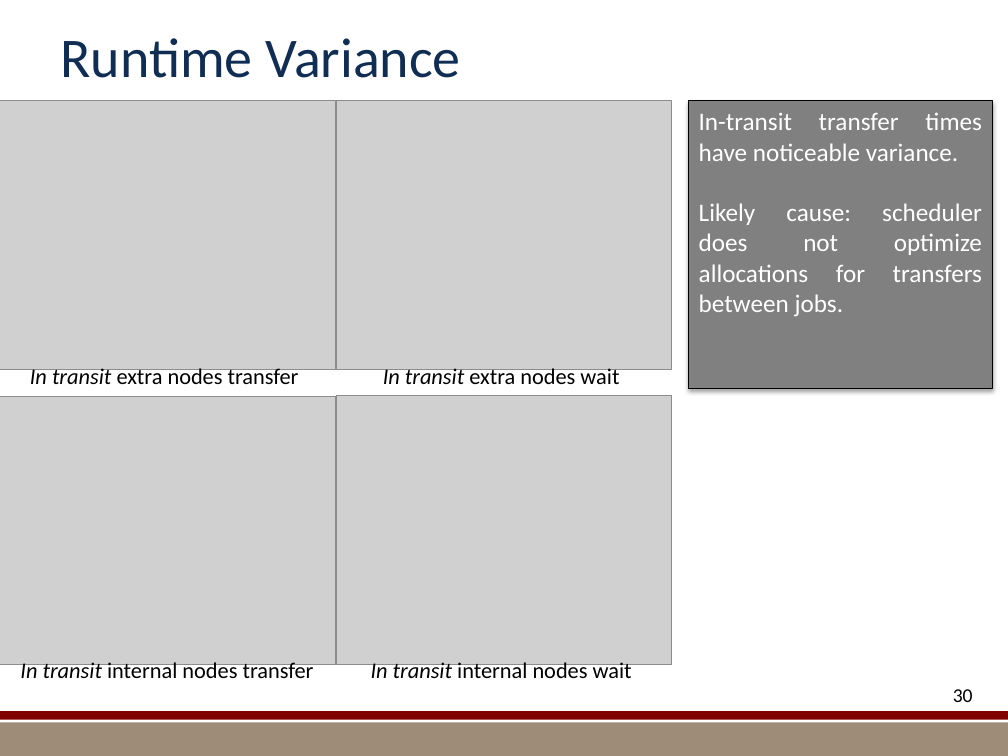
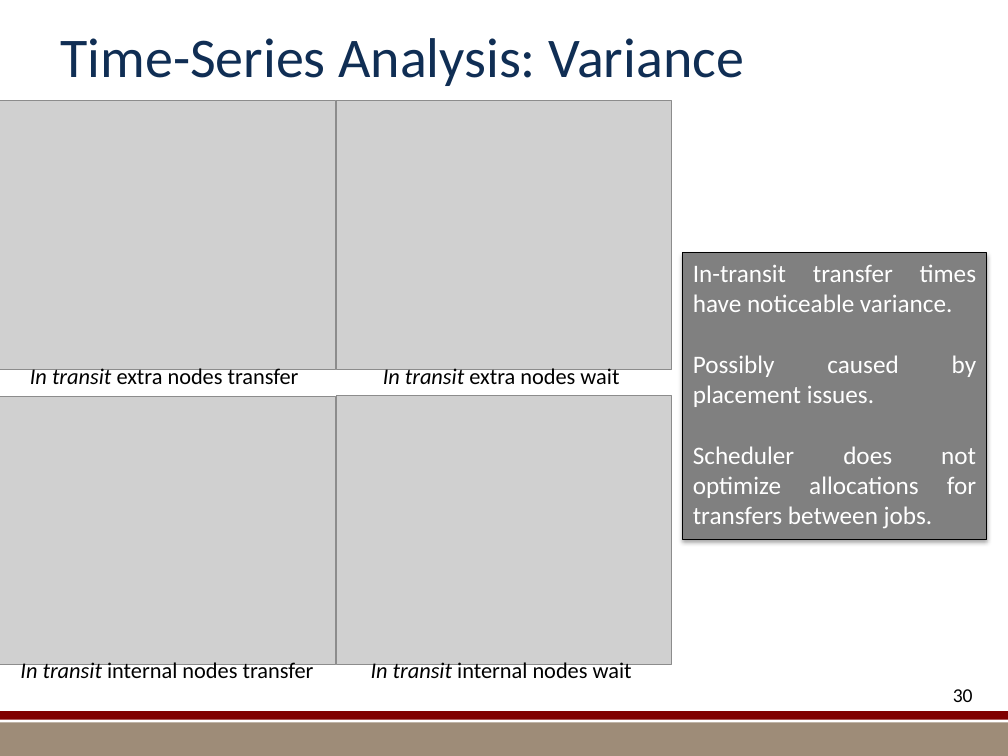
Before and after one commit to kmorel-papers/MilestoneFY13, a slide deck: slide 30 of Summary/SummarySlides.pptx. Drawn at 1008x756 pixels with LibreOffice and Linux fonts; fonts in the diff are those of the drawing; grey boxes stand for pictures; background and template pictures are left out. Boxes give left, top, right and bottom in pixels: in the first picture for what was removed or moved away, otherwise in the second. Text is boxed around its words. In the diff, an @@ line names an element or a change of style, - is before the commit and + after.

```diff
--- a/Summary/SummarySlides.pptx
+++ b/Summary/SummarySlides.pptx
@@ title at [60, 38, 744, 86]: text changed @@
-Runtime Variance
+Time-Series Analysis: Variance
@@ rectangle "In-transit transfer times have noticeable ...": place and size @@
-rectangle "In-transit transfer times have noticeable ..." at [688, 101, 992, 389]
+rectangle "In-transit transfer times have noticeable ..." at [683, 253, 987, 540]
@@ text in rectangle at [693, 355, 976, 528]: text changed @@
-Likely cause: scheduler does not optimize allocations for transfers between jobs.
+Possibly caused by placement issues.
+Scheduler does not optimize allocations for transfers between jobs.
```
Also in this commit, not shown: 11 other slides changed, 4 slides added, 3 slides removed, 19 other files.
